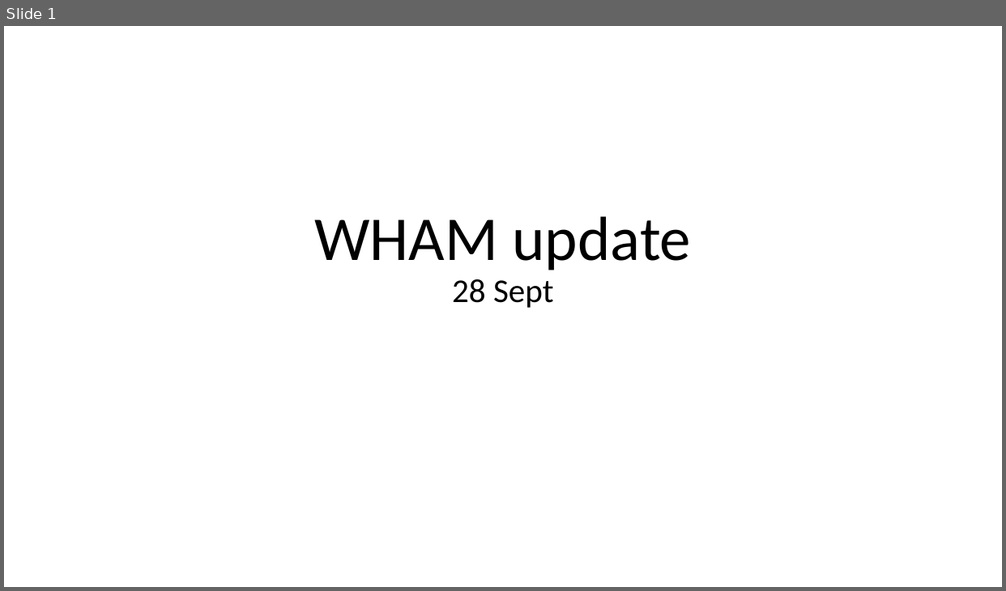
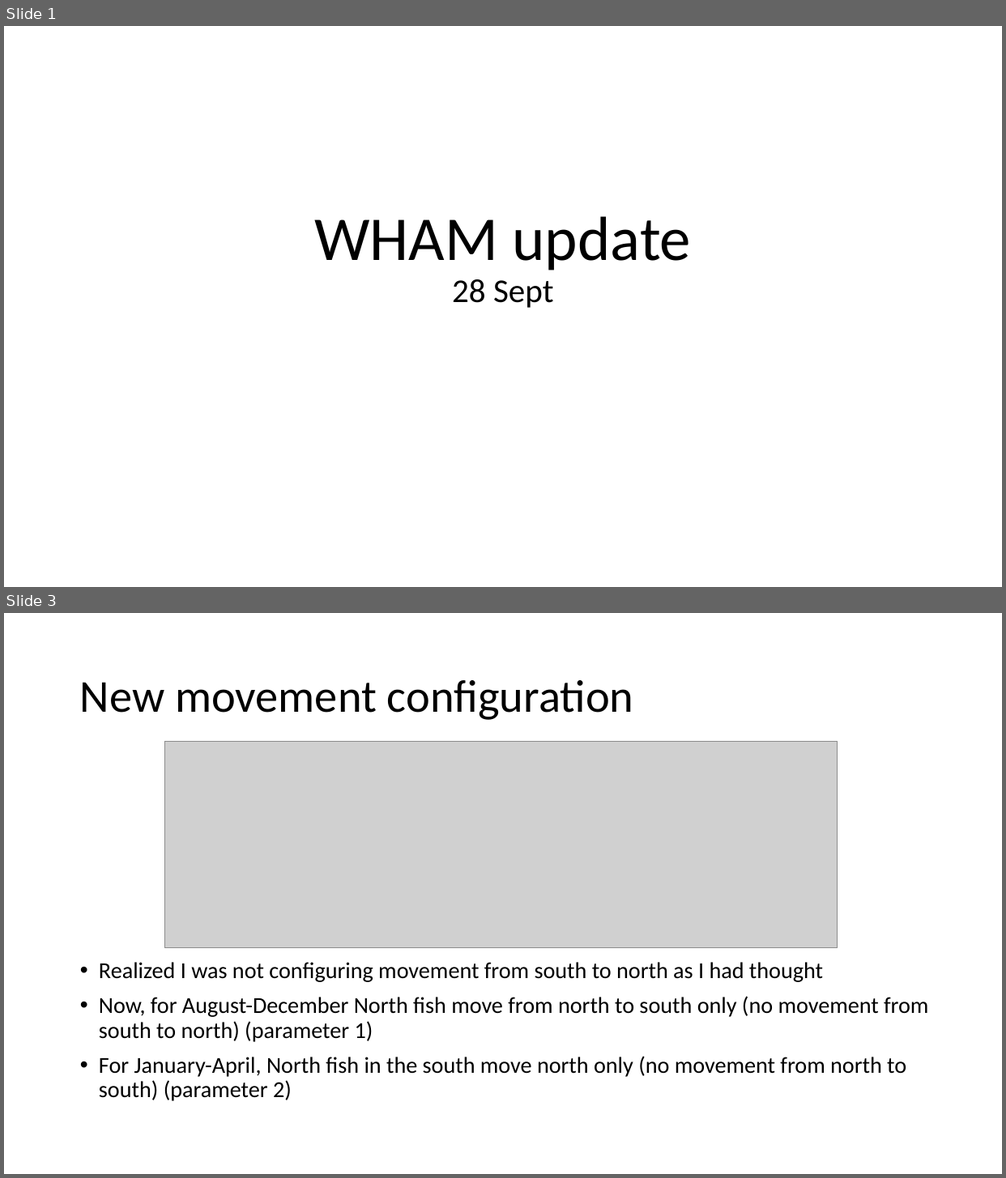
Before and after one commit to kcurti/BSB.2023.RT.Modeling, a slide deck: Presentations/WHAM_28Sept2023.pptx. Shown one above the other, each under a label of ours: slide 1 before the commit, slides 1 and 3 after it; the slides between them are not shown. The pictures are 1006x591 and 1006x1178 pixels, drawn with LibreOffice and Linux fonts; fonts in the diff are those of the drawing; grey boxes stand for pictures. Boxes give left, top, right and bottom in pixels: in the first picture for what was removed or moved away, otherwise in the second. Text is boxed around its words. In the diff, an @@ line names an element or a change of style, - is before the commit and + after.

```diff
--- a/Presentations/WHAM_28Sept2023.pptx
+++ b/Presentations/WHAM_28Sept2023.pptx
@@ slide 3 added at (4,613,1002,1174), background #FFFFFF @@
@@ title added at (80,680,634,720), 44 pt, text #000000 @@
+New movement configuration
@@ picture added at (165,741,838,948) @@
@@ text added at (99,962,928,1101), 22 pt, text #000000 @@
+• Realized I was not configuring movement from south to north as I had thought
+• Now, for August-December North fish move from north to south only (no movement from south to north) (parameter 1)
+• For January-April, North fish in the south move north only (no movement from north to south) (parameter 2)
```
Also in this commit, not shown: 4 slides changed, 1 other slide added.
